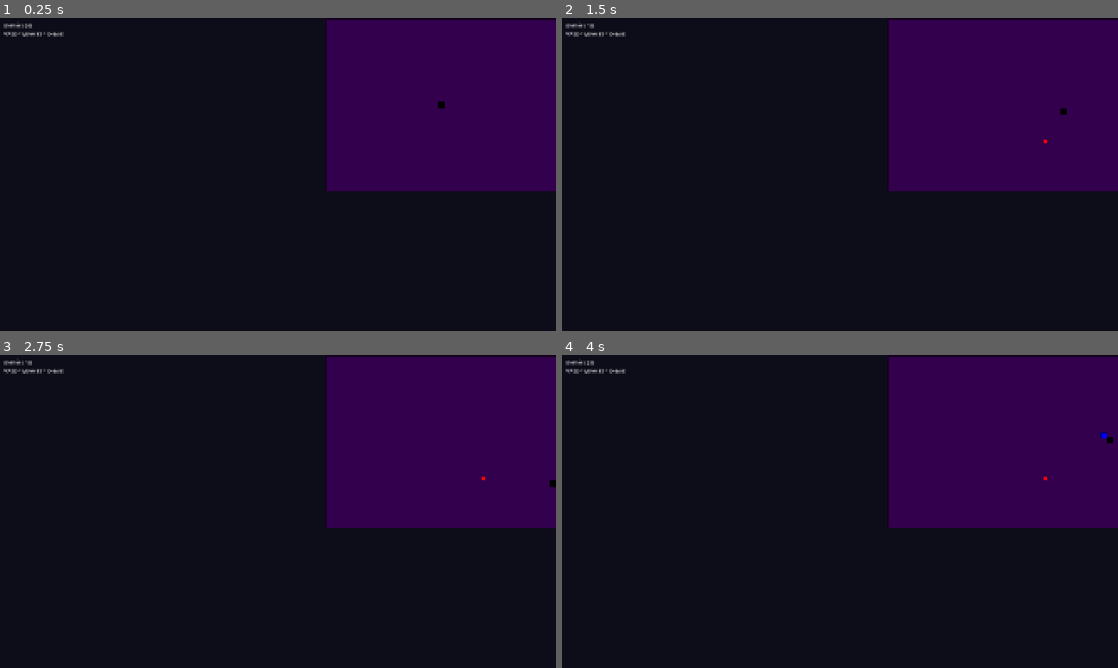
Above: before the commit, frames 1-4 (two rows, left to right).
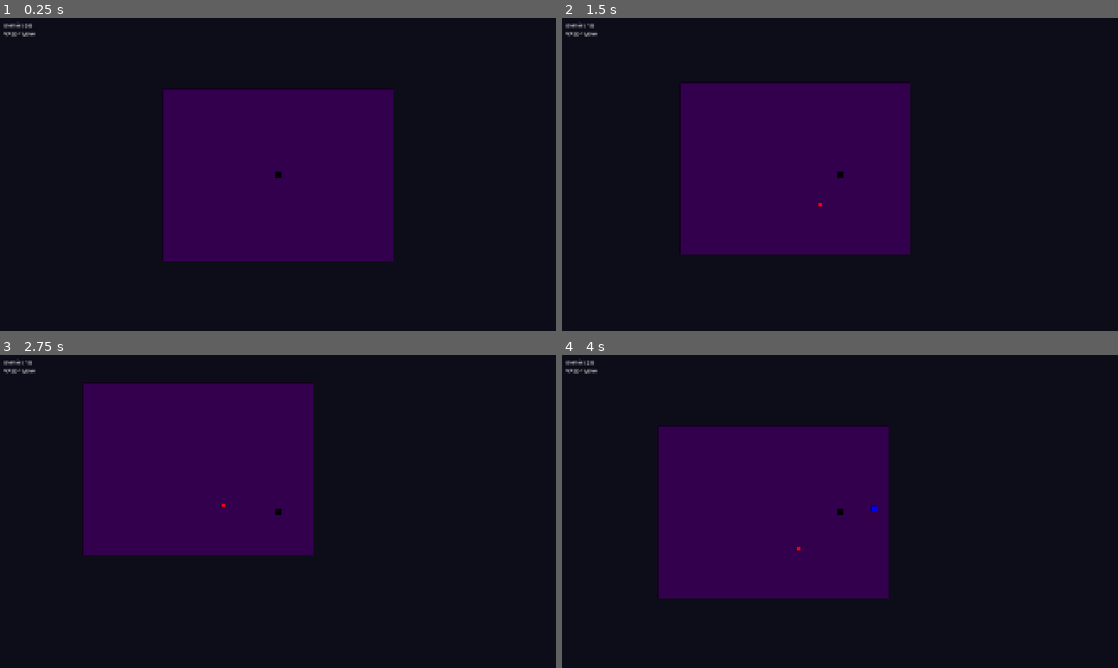
Above: after the commit, the same moments.

Repository: AirMile/TheCaves
Game: Godot game, scene res://scenes/RefactoredArena.tscn
Same seed, same stepped clock (60 frames per second), same inputs: the game is played once before the commit and once after it.
Inputs (mouse positions are in pixels of both pictures, inside the frame that each line leads up to):
- Up to frame 1 (0.25 s): no input
- Up to frame 2 (1.5 s): tap Enter (ui_accept) at 0.5, 0.77 s; move the mouse to (962, 158) at 0.52 s; hold D (move_right) 0.53-1.28 s; tap Space (dash, bound only before the commit) at 0.6, 1.35 s; click (962, 158) at 0.67 s; move the mouse to (728, 190) at 1.27 s; hold S (move_down) from 1.28 s (still down)
- Up to frame 3 (2.75 s): tap Enter (ui_accept) at 1.52 s; move the mouse to (333, 442) at 2.02 s; release S (move_down) at 2.03 s; hold D (move_right) from 2.03 s (still down); tap Space (dash, bound only before the commit) at 2.1 s
- Up to frame 4 (4 s): move the mouse to (812, 574) at 2.77 s; release D (move_right) at 2.78 s; hold W (move_up) 2.78-3.53 s; tap Space (dash, bound only before the commit) at 2.85, 3.6 s; click (812, 574) at 2.92 s; tap Enter (ui_accept) at 3.02, 3.77 s; move the mouse to (1006, 558) at 3.52 s; hold A (move_left) from 3.53 s (still down)

The runs differ from the first frame. In frame 1, 38% of the frame differs, in the area x 6-100%, y 0-78%; in frame 2, 42%; in frame 3, 45%, in the area x 6-100%, y 0-64%; in frame 4, 45%.

Commit message:
Add Godot debugging guide and update project docs
Added a comprehensive Godot debugging guide for TheCaves in Notes/05_Development_Guides. Updated CLAUDE.md to streamline and clarify project requirements, debugging workflow, and performance standards. Adjusted Obsidian plugin data, workspace, and cursor positions for improved navigation. Added new cleanup scripts and multiple screenshots for documentation and debugging reference.

Diff:
--- a/project.godot
+++ b/project.godot
@@ -68,12 +68,6 @@
 , Object(InputEventJoypadMotion,"resource_local_to_scene":false,"resource_name":"","device":-1,"axis":1,"axis_value":1.0,"script":null)
 ]
 }
-dash={
-"deadzone": 0.5,
-"events": [Object(InputEventKey,"resource_local_to_scene":false,"resource_name":"","device":-1,"window_id":0,"alt_pressed":false,"shift_pressed":false,"ctrl_pressed":false,"meta_pressed":false,"pressed":false,"keycode":0,"physical_keycode":32,"key_label":0,"unicode":32,"location":0,"echo":false,"script":null)
-, Object(InputEventJoypadButton,"resource_local_to_scene":false,"resource_name":"","device":-1,"button_index":0,"pressure":0.0,"pressed":false,"script":null)
-]
-}
 ability_1={
 "deadzone": 0.5,
 "events": [Object(InputEventKey,"resource_local_to_scene":false,"resource_name":"","device":-1,"window_id":0,"alt_press …(192 unchanged characters)…
@@ -98,11 +92,6 @@
 , Object(InputEventJoypadButton,"resource_local_to_scene":false,"resource_name":"","device":-1,"button_index":4,"pressure":0.0,"pressed":false,"script":null)
 ]
 }
-debug_toggle={
-"deadzone": 0.5,
-"events": [Object(InputEventKey,"resource_local_to_scene":false,"resource_name":"","device":-1,"window_id":0,"alt_pressed":false,"shift_pressed":false,"ctrl_pressed":false,"meta_pressed":false,"pressed":false,"keycode":0,"physical_keycode":4194332,"key_label":0,"unicode":0,"location":0,"echo":false,"script":null)
-]
-}
 
 [layer_names]
 
--- a/scenes/RefactoredArena.tscn
+++ b/scenes/RefactoredArena.tscn
@@ -75,44 +75,4 @@
 
 [node name="Controls" type="Label" parent="UIManager/GameUI"]
 layout_mode = 2
-text = "WASD = Move, F3 = Debug"
-
-[node name="DebugPanel" type="Control" parent="UIManager"]
-visible = false
-layout_mode = 3
-anchors_preset = 2
-anchor_top = 1.0
-anchor_bottom = 1.0
-offset_left = 10.0
-offset_top = -120.0
-offset_right = 300.0
-offset_bottom = -10.0
-grow_vertical = 0
-
-[node name="VBox" type="VBoxContainer" parent="UIManager/DebugPanel"]
-layout_mode = 1
-anchors_preset = 15
-anchor_right = 1.0
-anchor_bottom = 1.0
-grow_horizontal = 2
-grow_vertical = 2
-
-[node name="FPS" type="Label" parent="UIManager/DebugPanel/VBox"]
-layout_mode = 2
-text = "FPS: 60"
-
-[node name="Enemies" type="Label" parent="UIManager/DebugPanel/VBox"]
-layout_mode = 2
-text = "Enemies: 0"
-
-[node name="Health" type="Label" parent="UIManager/DebugPanel/VBox"]
-layout_mode = 2
-text = "Health: 100/100"
-
-[node name="Level" type="Label" parent="UIManager/DebugPanel/VBox"]
-layout_mode = 2
-text = "Level: 1"
-
-[node name="Time" type="Label" parent="UIManager/DebugPanel/VBox"]
-layout_mode = 2
-text = "Time: 0.0s"
+text = "WASD = Move"
--- a/scripts/Player.gd
+++ b/scripts/Player.gd
@@ -28,7 +28,6 @@
 
 # Input validation constants
 const MAX_INPUT_MAGNITUDE_SQUARED: float = 2.0  # Prevent excessively large input (sqrt(2)^2)
-const MIN_DASH_INPUT_THRESHOLD: float = 0.01  # Minimum movement input for directional dash
 const INPUT_SPAM_LIMIT: int = 10
 
 # Input validation state
@@ -95,16 +94,17 @@
 		hurtbox_component.hit_by_attack.connect(_on_hit_by_attack)
 
 func _setup_camera():
-	# Configure Camera2D for proper centering and limits
+	# Configure Camera2D for proper centering
 	if camera:
 		camera.enabled = true
 		camera.make_current()
 
-		# Set camera limits for 800x600 arena (with some margin)
-		camera.limit_left = 0
-		camera.limit_top = 0
-		camera.limit_right = 800
-		camera.limit_bottom = 600
+		# Set very large limits to effectively disable camera boundaries
+		# This allows the camera to follow the player freely
+		camera.limit_left = -10000
+		camera.limit_top = -10000
+		camera.limit_right = 10000
+		camera.limit_bottom = 10000
 
 		print("Player: Camera2D configured and made current")
 	else:
@@ -113,8 +113,6 @@
 func _physics_process(delta: float):
 	_handle_movement_input(delta)
 
-func _process(_delta: float):
-	_handle_action_input()
 
 func _handle_movement_input(delta: float):
 	if not InputManager or not movement_component:
@@ -129,20 +127,6 @@
 
 	movement_component.apply_movement_input(movement_input, delta)
 
-func _handle_action_input():
-	if not InputManager or not movement_component:
-		return
-
-	# Handle dash input with validation
-	if InputManager.get_dash_input():
-		if not _is_action_input_valid("dash"):
-			return
-
-		var dash_direction = InputManager.get_movement_vector()
-		if dash_direction.length_squared() < MIN_DASH_INPUT_THRESHOLD:  # No movement input, dash forward
-			dash_direction = Vector2.DOWN  # Default dash direction
-
-		movement_component.start_dash(dash_direction)
 
 func _is_movement_input_valid(input: Vector2) -> bool:
 	# Validate input magnitude to prevent malformed/malicious input
@@ -232,9 +216,6 @@
 			var attack_speed_bonus = upgrade_data.get("value", 0.0)
 			stats_component.add_percentage_bonus("attack_speed", attack_speed_bonus)
 
-		"dash_cooldown":
-			var cooldown_reduction = upgrade_data.get("value", 0.0)
-			stats_component.add_percentage_bonus("dash_cooldown", -cooldown_reduction)
 
 	# Apply updated stats to components
 	_apply_stats_to_components()
--- a/scripts/autoload/InputManager.gd
+++ b/scripts/autoload/InputManager.gd
@@ -4,11 +4,8 @@
 
 # Input state tracking
 var movement_vector: Vector2 = Vector2.ZERO
-var is_dashing: bool = false
-var dash_cooldown_timer: float = 0.0
 
 # Input settings
-const DASH_COOLDOWN: float = 1.0
 const DEADZONE_THRESHOLD: float = 0.1
 
 # Input validation
@@ -29,14 +26,12 @@
 	var current_frame = Engine.get_process_frames()
 	_last_frame_inputs[event.get_class()] = current_frame
 
-func _process(delta: float):
+func _process(_delta: float):
 	_update_movement_input()
-	_update_dash_input(delta)
 
 func _validate_input_actions():
 	var required_actions = [
-		"move_left", "move_right", "move_up", "move_down",
-		"dash", "debug_toggle"
+		"move_left", "move_right", "move_up", "move_down"
 	]
 
 	for action in required_actions:
@@ -92,19 +87,6 @@
 	else:
 		movement_vector = Vector2.ZERO
 
-func _update_dash_input(delta: float):
-	# Update dash cooldown
-	if dash_cooldown_timer > 0.0:
-		dash_cooldown_timer -= delta
-
-	# Check dash input with validation and cooldown
-	if _is_action_valid("dash") and Input.is_action_just_pressed("dash"):
-		if dash_cooldown_timer <= 0.0:
-			is_dashing = true
-			dash_cooldown_timer = DASH_COOLDOWN
-		else:
-			# Could emit signal for UI feedback about cooldown
-			pass
 
 func _is_action_valid(action: String) -> bool:
 	return InputMap.has_action(action)
@@ -112,18 +94,3 @@
 # Public interface with validation
 func get_movement_vector() -> Vector2:
 	return movement_vector
-
-func get_dash_input() -> bool:
-	var result = is_dashing
-	is_dashing = false  # Reset after reading
-	return result
-
-func is_dash_on_cooldown() -> bool:
-	return dash_cooldown_timer > 0.0
-
-func get_dash_cooldown_remaining() -> float:
-	return max(0.0, dash_cooldown_timer)
-
-# Debug input handling
-func is_debug_toggle_pressed() -> bool:
-	return _is_action_valid("debug_toggle") and Input.is_action_just_pressed("debug_toggle")
--- a/scripts/components/MovementComponent.gd
+++ b/scripts/components/MovementComponent.gd
@@ -1,24 +1,17 @@
 extends Node
 class_name MovementComponent
-## Physics-based movement component with dash mechanics
+## Physics-based movement component
 ## Optimized for performance with CharacterBody2D
 
 signal movement_state_changed(is_moving: bool)
-signal dash_started
-signal dash_ended
 
 @export var base_speed: float = 200.0
-@export var dash_speed: float = 400.0
-@export var dash_duration: float = 0.2
 @export var friction: float = 800.0
 @export var acceleration: float = 1600.0
 
 # Movement state
 var current_speed: float
 var speed_multiplier: float = 1.0
-var is_dashing: bool = false
-var dash_timer: float = 0.0
-var dash_direction: Vector2 = Vector2.ZERO
 
 # Parent references (cached for performance)
 var parent_body: CharacterBody2D
@@ -37,14 +30,11 @@
 		push_error("MovementComponent: base_speed must be positive")
 		base_speed = 100.0
 
-	if dash_speed <= base_speed:
-		push_warning("MovementComponent: dash_speed should be greater than base_speed")
 
-func _physics_process(delta: float):
+func _physics_process(_delta: float):
 	if not parent_body:
 		return
 
-	_update_dash_state(delta)
 	_update_movement_state()
 
 func move_towards(target_position: Vector2, delta: float):
@@ -65,10 +55,7 @@
 	var target_velocity: Vector2
 	var effective_speed = current_speed * speed_multiplier
 
-	if is_dashing:
-		# During dash, maintain dash direction and speed
-		target_velocity = dash_direction * dash_speed
-	elif input_direction.length_squared() > 0.01:  # Use squared length to avoid sqrt
+	if input_direction.length_squared() > 0.01:  # Use squared length to avoid sqrt
 		# Apply acceleration towards target velocity
 		target_velocity = input_direction * effective_speed
 		parent_body.velocity = parent_body.velocity.move_toward(target_velocity, acceleration * delta)
@@ -80,36 +67,6 @@
 	# Apply the movement
 	parent_body.move_and_slide()
 
-func start_dash(direction: Vector2) -> bool:
-	if not parent_body or is_dashing:
-		return false
-
-	if direction.length_squared() < 0.01:  # Use squared length
-		return false
-
-	is_dashing = true
-	dash_timer = dash_duration
-	dash_direction = direction.normalized()
-
-	# Set dash velocity immediately
-	parent_body.velocity = dash_direction * dash_speed
-
-	dash_started.emit()
-
-	# Play dash audio
-	if AudioManager:
-		AudioManager.play_dash(parent_body.global_position)
-
-	return true
-
-func _update_dash_state(delta: float):
-	if not is_dashing:
-		return
-
-	dash_timer -= delta
-	if dash_timer <= 0.0:
-		is_dashing = false
-		dash_ended.emit()
 
 func _update_movement_state():
 	var currently_moving = parent_body.velocity.length_squared() > 100.0  # Use squared length
@@ -152,8 +109,6 @@
 func is_moving() -> bool:
 	return parent_body and parent_body.velocity.length_squared() > 100.0
 
-func get_dash_remaining() -> float:
-	return max(0.0, dash_timer) if is_dashing else 0.0
 
 # Physics configuration helpers
 func set_collision_layers(layer: int, mask: int):
@@ -166,11 +121,6 @@
 	if parent_body:
 		parent_body.velocity = Vector2.ZERO
 
-	if is_dashing:
-		is_dashing = false
-		dash_timer = 0.0
-		dash_ended.emit()
-
 # Debug information
 func get_debug_info() -> Dictionary:
 	return {
@@ -179,7 +129,5 @@
 		"speed_multiplier": speed_multiplier,
 		"velocity": get_velocity(),
 		"velocity_magnitude": get_velocity().length(),
-		"is_dashing": is_dashing,
-		"dash_remaining": get_dash_remaining(),
 		"is_moving": is_moving()
 	}
--- a/scripts/components/StatsComponent.gd
+++ b/scripts/components/StatsComponent.gd
@@ -13,7 +13,6 @@
 	"attack_speed": 1.0,
 	"crit_chance": 0.05,  # 5%
 	"crit_damage": 1.5,   # 150%
-	"dash_cooldown": 1.0,
 	"experience_multiplier": 1.0,
 	"damage_reduction": 0.0,
 	"pickup_range": 50.0
--- a/scripts/systems/UIManager.gd
+++ b/scripts/systems/UIManager.gd
@@ -7,11 +7,8 @@
 @onready var game_ui_container: VBoxContainer = $GameUI
 @onready var enemy_counter_label: Label = $GameUI/EnemyCounter
 @onready var controls_label: Label = $GameUI/Controls
-@onready var debug_panel: Control = $DebugPanel
-@onready var debug_info_labels: Dictionary = {}
 
 ## UI state
-var is_debug_visible: bool = false
 var current_ui_mode: String = "game"
 
 ## Game data for display
@@ -26,13 +23,10 @@
 	add_to_group("ui_managers")
 	_setup_ui_elements()
 	_connect_to_event_bus()
-	_setup_debug_panel()
 
 	print("UIManager initialized")
 
-func _input(event: InputEvent) -> void:
-	if event.is_action_pressed("debug_toggle"):
-		toggle_debug_panel()
+
 
 ## Setup initial UI elements
 func _setup_ui_elements() -> void:
@@ -45,48 +39,8 @@
 		enemy_counter_label.text = "Enemies: 0/5"
 
 	if controls_label:
-		controls_label.text = "WASD = Move, F3 = Debug"
+		controls_label.text = "WASD = Move"
 
-## Setup debug panel elements
-func _setup_debug_panel() -> void:
-	if not debug_panel:
-		push_warning("UIManager: Debug panel not found, creating basic one")
-		_create_debug_panel()
-		return
-
-	# Hide debug panel initially
-	debug_panel.visible = false
-
-	# Find or create debug labels
-	var vbox = debug_panel.get_node_or_null("VBox")
-	if vbox:
-		for child in vbox.get_children():
-			if child is Label:
-				debug_info_labels[child.name] = child
-
-## Create basic debug panel if not found in scene
-func _create_debug_panel() -> void:
-	debug_panel = Control.new()
-	debug_panel.name = "DebugPanel"
-	debug_panel.set_anchors_and_offsets_preset(Control.PRESET_BOTTOM_LEFT)
-	debug_panel.position = Vector2(10, -120)
-	debug_panel.size = Vector2(300, 110)
-	debug_panel.visible = false
-	add_child(debug_panel)
-
-	var vbox = VBoxContainer.new()
-	vbox.name = "VBox"
-	vbox.set_anchors_and_offsets_preset(Control.PRESET_FULL_RECT)
-	debug_panel.add_child(vbox)
-
-	# Create debug labels
-	var debug_labels = ["FPS", "Enemies", "Health", "Level", "Time"]
-	for label_name in debug_labels:
-		var label = Label.new()
-		label.name = label_name
-		label.text = "%s: 0" % label_name
-		vbox.add_child(label)
-		debug_info_labels[label_name] = label
 
 ## Connect to EventBus signals
 func _connect_to_event_bus() -> void:
@@ -103,50 +57,14 @@
 	EventBus.game_state_changed.connect(_on_game_state_changed)
 	EventBus.fps_changed.connect(_on_fps_changed)
 
-## Toggle debug panel visibility
-func toggle_debug_panel() -> void:
-	is_debug_visible = not is_debug_visible
-	if debug_panel:
-		debug_panel.visible = is_debug_visible
-
-	if is_debug_visible:
-		EventBus.set_debug_enabled(true)
-	else:
-		EventBus.set_debug_enabled(false)
-
-	print("UIManager: Debug panel %s" % ("shown" if is_debug_visible else "hidden"))
 
 ## Update game UI elements
 func update_game_ui() -> void:
 	if enemy_counter_label:
 		enemy_counter_label.text = "Enemies: %d/%d" % [current_enemies, max_enemies]
 
-## Update debug panel information
-func update_debug_panel(delta: float) -> void:
-	if not is_debug_visible or debug_info_labels.is_empty():
-		return
-
-	game_time += delta
-
-	# Update debug labels
-	if "FPS" in debug_info_labels:
-		debug_info_labels["FPS"].text = "FPS: %d" % Engine.get_frames_per_second()
-
-	if "Enemies" in debug_info_labels:
-		debug_info_labels["Enemies"].text = "Enemies: %d" % current_enemies
-
-	if "Health" in debug_info_labels:
-		debug_info_labels["Health"].text = "Health: %d/%d" % [player_health, player_max_health]
-
-	if "Level" in debug_info_labels:
-		debug_info_labels["Level"].text = "Level: %d" % player_level
-
-	if "Time" in debug_info_labels:
-		debug_info_labels["Time"].text = "Time: %.1fs" % game_time
-
-func _process(delta: float) -> void:
-	if is_debug_visible:
-		update_debug_panel(delta)
+func _process(_delta: float) -> void:
+	pass
 
 ## Show notification message
 func show_notification(message: String, type: String = "info", _duration: float = 2.0) -> void:
@@ -219,20 +137,13 @@
 		GamePhase.Type.VICTORY:
 			show_notification("Victory!", "success", 5.0)
 
-func _on_fps_changed(current_fps: int, target_fps: int) -> void:
-	if current_fps < target_fps * 0.8:  # 80% of target
-		var fps_color = Color.RED if current_fps < target_fps * 0.6 else Color.YELLOW
-		if "FPS" in debug_info_labels:
-			debug_info_labels["FPS"].modulate = fps_color
-	else:
-		if "FPS" in debug_info_labels:
-			debug_info_labels["FPS"].modulate = Color.WHITE
+func _on_fps_changed(_current_fps: int, _target_fps: int) -> void:
+	pass
 
 ## Get current UI state for debugging
 func get_debug_info() -> Dictionary:
 	return {
 		"current_mode": current_ui_mode,
-		"debug_visible": is_debug_visible,
 		"current_enemies": current_enemies,
 		"player_health": "%d/%d" % [player_health, player_max_health],
 		"player_level": player_level
Not shown, changed: .claude/settings.local.json
Not shown, changed: Notes/.obsidian/plugins/obsidian-icon-folder/data.json
Not shown, changed: Notes/.obsidian/plugins/remember-cursor-position/cursor-positions.json
Not shown, changed: Notes/.obsidian/workspace.json
Not shown, added: screenshots/2025-08-09 18_28_28-Greenshot.png.import
Binary file added: screenshots/2025-08-09 19_26_57-Greenshot.png
Not shown, added: screenshots/2025-08-09 19_26_57-Greenshot.png.import
Binary file added: screenshots/2025-08-09 19_32_29-Greenshot.png
Not shown, added: screenshots/2025-08-09 19_32_29-Greenshot.png.import
Binary file added: screenshots/2025-08-09 19_40_43-Greenshot.png
Not shown, added: screenshots/2025-08-09 19_40_43-Greenshot.png.import
Binary file added: screenshots/2025-08-09 19_40_49-Greenshot.png
(and 14 more such lines)
